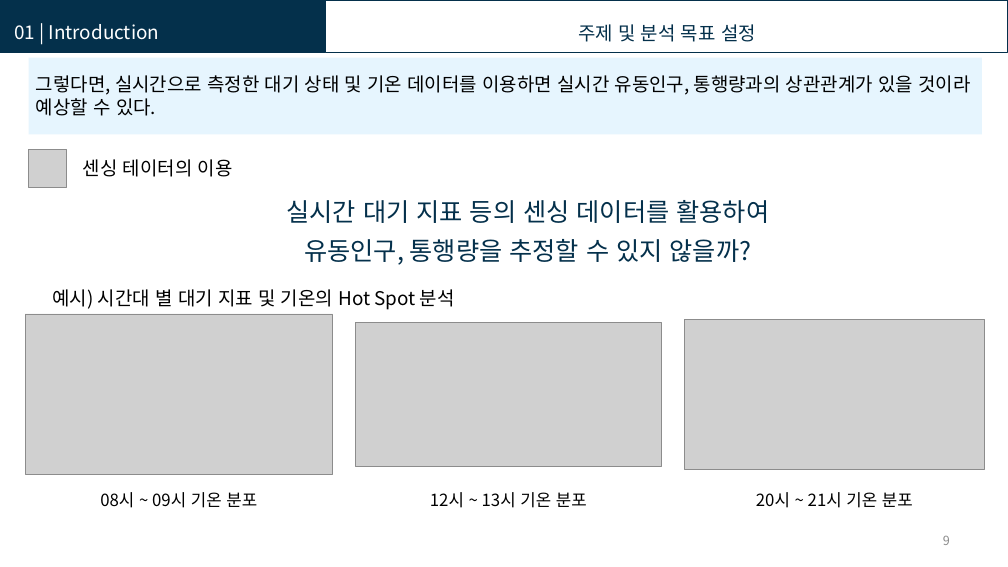
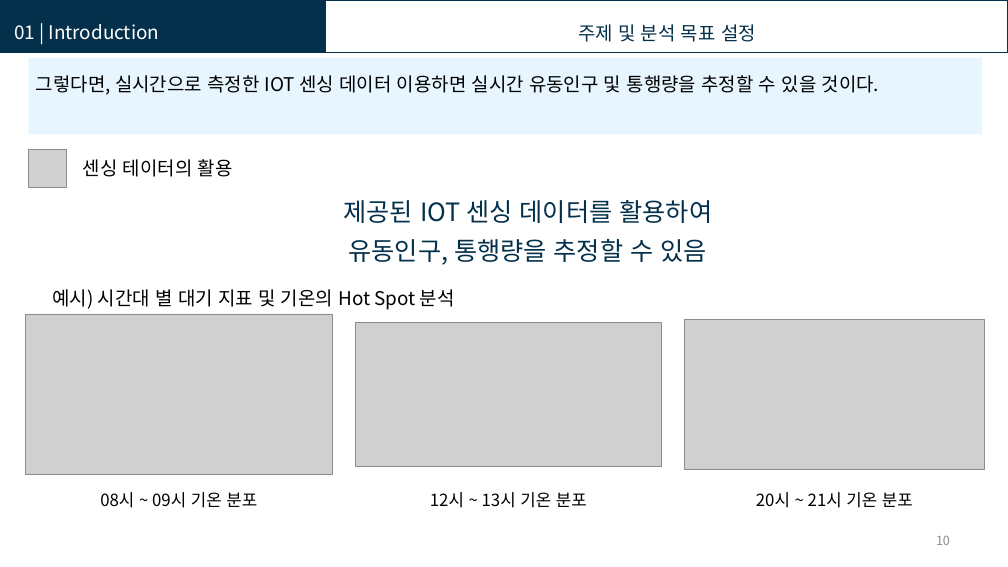
Before and after one commit to KISTI-hackathon-2017/Kangwon-Univ.-Team1, a slide deck: slide 10 of Presentation/U-Bike 타슈.pptx (slide 9 before the commit). Drawn at 1008x567 pixels with LibreOffice and Linux fonts; fonts in the diff are those of the drawing; grey boxes stand for pictures. Boxes give left, top, right and bottom in pixels: in the first picture for what was removed or moved away, otherwise in the second. Text is boxed around its words. In the diff, an @@ line names an element or a change of style, - is before the commit and + after.

```diff
--- a/Presentation/U-Bike 타슈.pptx
+++ b/Presentation/U-Bike 타슈.pptx
@@ text at box(36, 75, 879, 95): text changed @@
-그렇다면, 실시간으로 측정한 대기 상태 및 기온 데이터를 이용하면 실시간 유동인구, 통행량과의 상관관계가 있을 것이라 예상할 수 있다.
+그렇다면, 실시간으로 측정한 IOT 센싱 데이터 이용하면 실시간 유동인구 및 통행량을 추정할 수 있을 것이다.
@@ text at box(83, 159, 233, 177): text changed @@
-센싱 테이터의 이용
+센싱 테이터의 활용
@@ text at box(343, 200, 712, 265): text changed @@
-실시간 대기 지표 등의 센싱 데이터를 활용하여
-유동인구, 통행량을 추정할 수 있지 않을까?
+제공된 IOT 센싱 데이터를 활용하여
+유동인구, 통행량을 추정할 수 있음
@@ page number at box(936, 536, 950, 545): text changed @@
-9
+10
```
Also in this commit, not shown: 6 other slides changed, 13 slides added, 2 slides removed.
